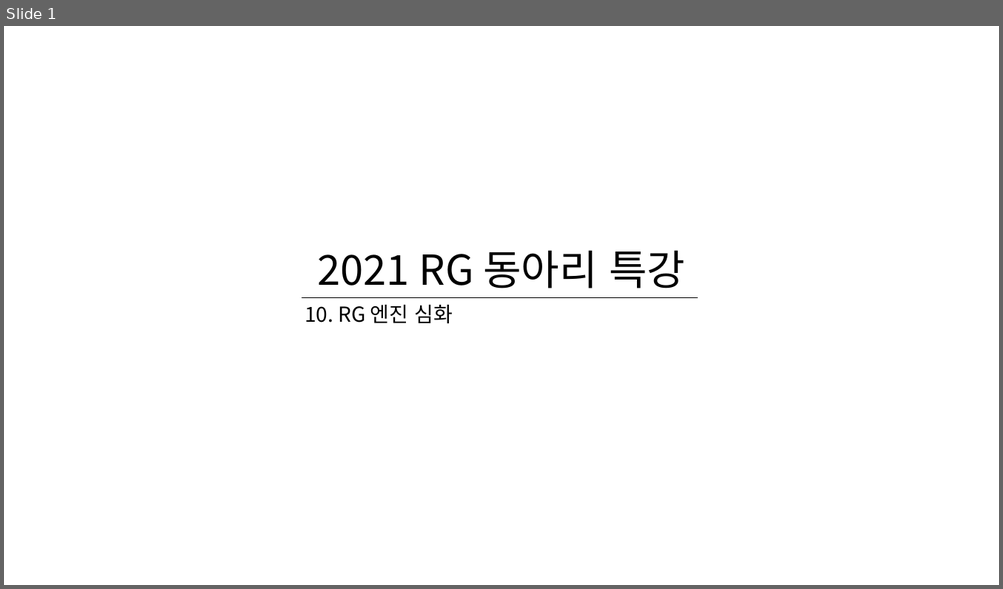
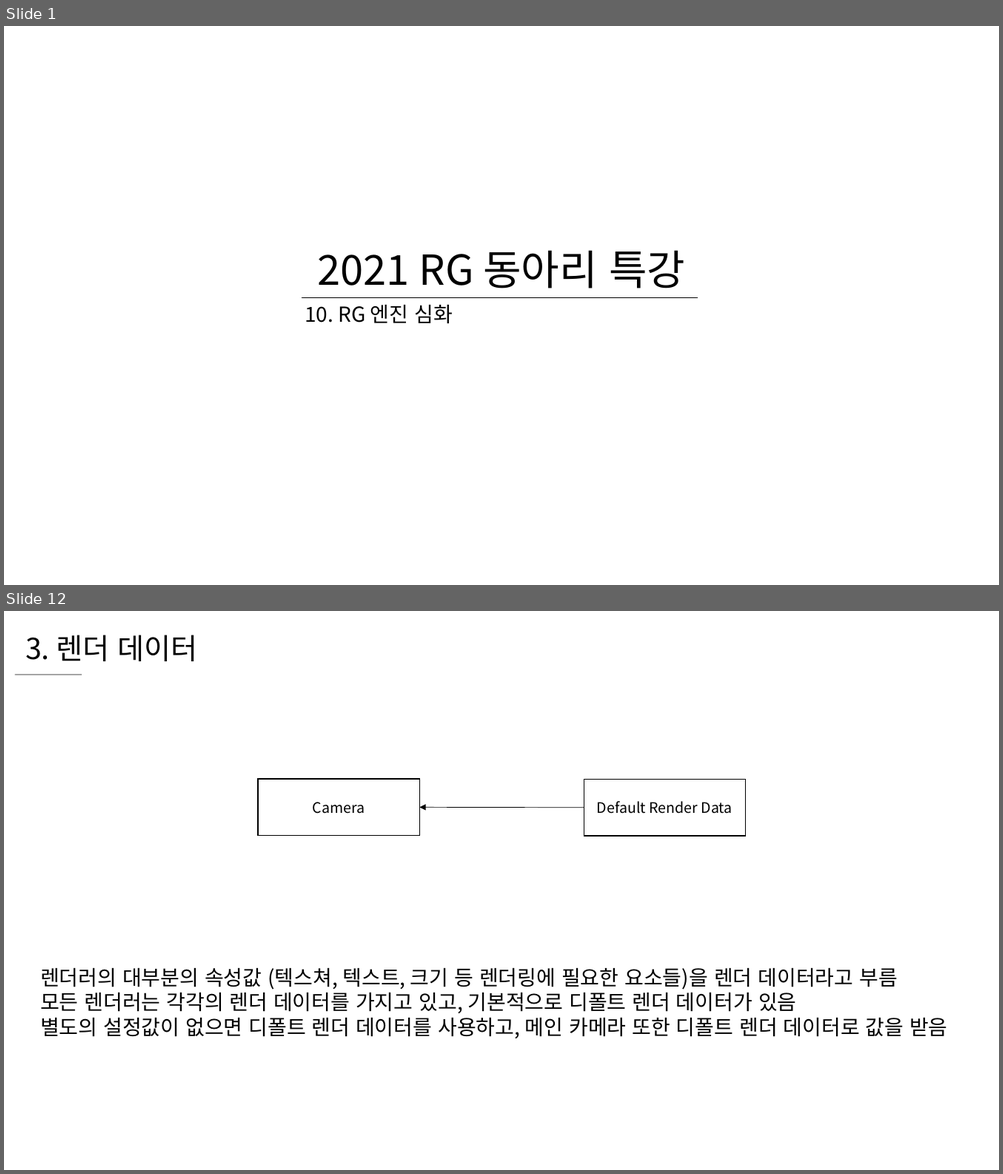
Before and after one commit to WooLyung/2021-RG-Lecture, a slide deck: 수업 자료/10 - RG 엔진 심화.pptx. Shown one above the other, each under a label of ours: slide 1 before the commit, slides 1 and 12 after it; the slides between them are not shown. The pictures are 1003x589 and 1003x1174 pixels, drawn with LibreOffice and Linux fonts; fonts in the diff are those of the drawing. Boxes give left, top, right and bottom in pixels: in the first picture for what was removed or moved away, otherwise in the second. Text is boxed around its words. In the diff, an @@ line names an element or a change of style, - is before the commit and + after.

```diff
--- a/수업 자료/10 - RG 엔진 심화.pptx
+++ b/수업 자료/10 - RG 엔진 심화.pptx
@@ slide 12 added at (4,611,999,1170), background #FFFFFF @@
@@ text added at (25,635,197,661), 28 pt, text #000000 @@
+3. 렌더 데이터
@@ line added from (14, 675) to (82, 675), #000000 0.5 pt @@
@@ rectangle added at (258,779,420,835), fill #FFFFFF, outline #000000 1 pt, 14 pt, text #000000 @@
+Camera
@@ rectangle added at (583,779,745,835), fill #FFFFFF, outline #000000 1 pt, 14 pt, text #000000 @@
+Default Render Data
@@ arrow added from (583, 808) to (420, 807), #000000 0.5 pt @@
@@ text added at (40,968,948,1039), 20 pt, text #000000 @@
+렌더러의 대부분의 속성값 (텍스쳐, 텍스트, 크기 등 렌더링에 필요한 요소들)을 렌더 데이터라고 부름
+모든 렌더러는 각각의 렌더 데이터를 가지고 있고, 기본적으로 디폴트 렌더 데이터가 있음
+별도의 설정값이 없으면 디폴트 렌더 데이터를 사용하고, 메인 카메라 또한 디폴트 렌더 데이터로 값을 받음
```
Also in this commit, not shown: 3 slides changed, 12 other slides added.
